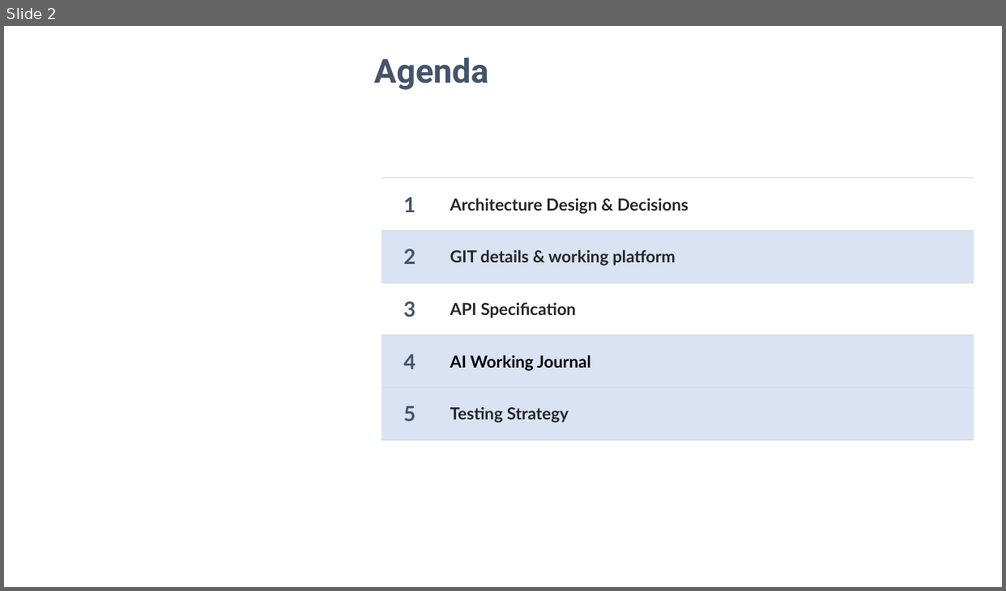
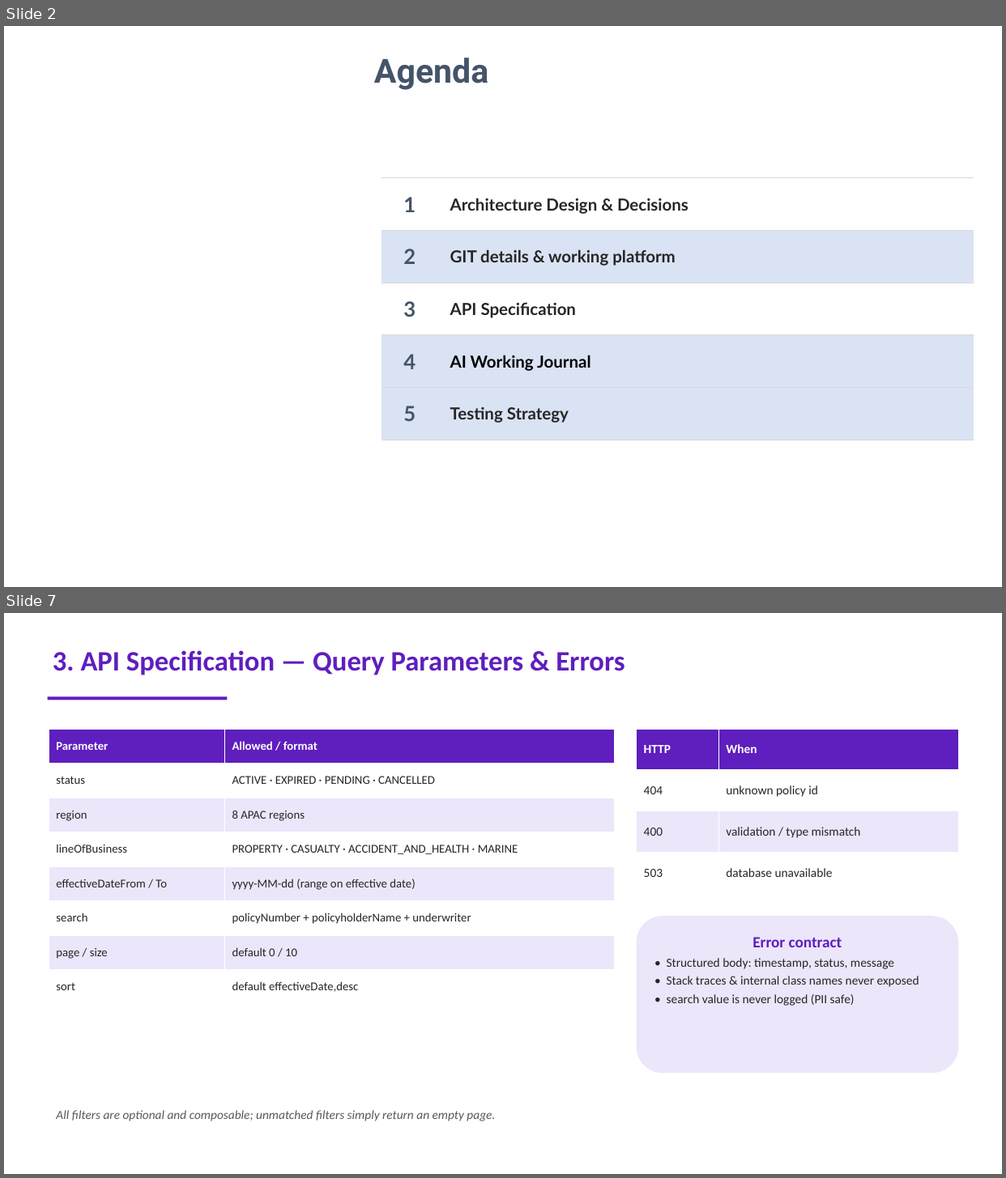
Before and after one commit to meetravig-collab/InsurancePolicyListDemo, a slide deck: docs/Policy-Overview-Dashboard.pptx. Shown one above the other, each under a label of ours: slide 2 before the commit, slides 2 and 7 after it; the slides between them are not shown. The pictures are 1006x591 and 1006x1178 pixels, drawn with LibreOffice and Linux fonts; fonts in the diff are those of the drawing; background and template pictures are left out. Boxes give left, top, right and bottom in pixels: in the first picture for what was removed or moved away, otherwise in the second. Text is boxed around its words. In the diff, an @@ line names an element or a change of style, - is before the commit and + after.

```diff
--- a/docs/Policy-Overview-Dashboard.pptx
+++ b/docs/Policy-Overview-Dashboard.pptx
@@ slide 7 added at bbox=[4, 613, 1002, 1174], background #FFFFFF @@
@@ text added at bbox=[53, 650, 624, 675], 27 pt, text #5F1EBE, bold @@
+3. API Specification — Query Parameters & Errors
@@ rectangle added at bbox=[48, 697, 227, 700], fill #5F1EBE @@
@@ table added at bbox=[49, 729, 614, 1004], 8 rows, 2 columns @@
+Parameter | Allowed / format
+status | ACTIVE · EXPIRED · PENDING · CANCELLED
+region | 8 APAC regions
+lineOfBusiness | PROPERTY · CASUALTY · ACCIDENT_AND_HEALTH · MARINE
+effectiveDateFrom / To | yyyy-MM-dd (range on effective date)
+search | policyNumber + policyholderName + underwriter
+page / size | default 0 / 10
+sort | default effectiveDate,desc
@@ table added at bbox=[637, 729, 958, 894], 4 rows, 2 columns @@
+HTTP | When
+404 | unknown policy id
+400 | validation / type mismatch
+503 | database unavailable
@@ rounded rectangle added at bbox=[637, 916, 958, 1073], fill #ECE6FB, 12 pt, text #262626 @@
+Error contract
+• Structured body: timestamp, status, message
+• Stack traces & internal class names never exposed
+• search value is never logged (PII safe)
@@ text added at bbox=[56, 1110, 495, 1122], 12 pt, text #595959, italic @@
+All filters are optional and composable; unmatched filters simply return an empty page.
```
Also in this commit, not shown: 3 slides changed, 3 other slides added, 3 slides removed.
